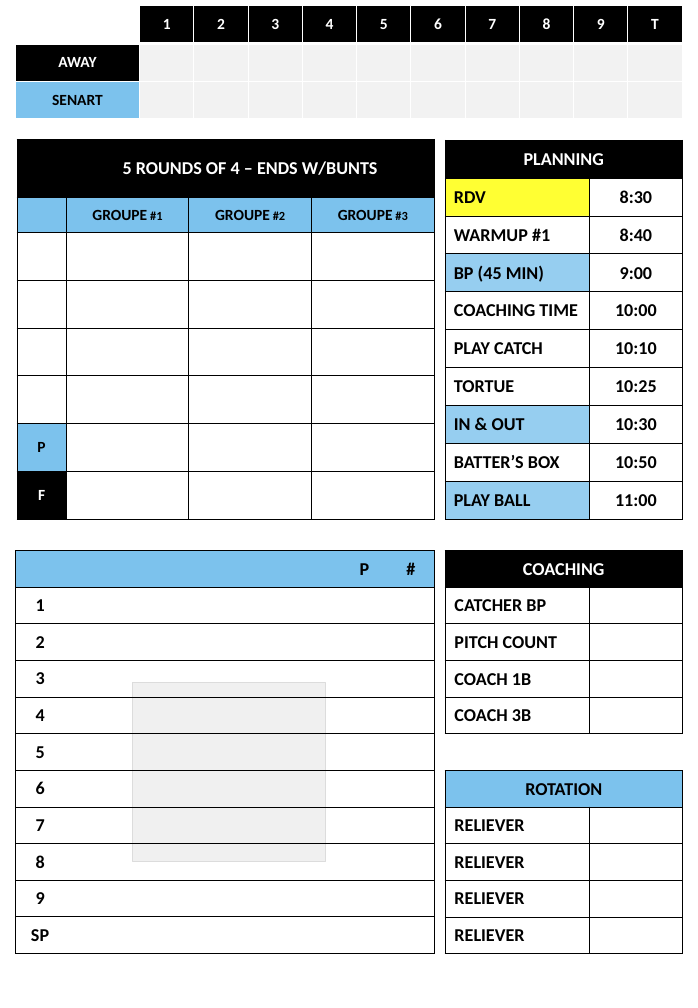
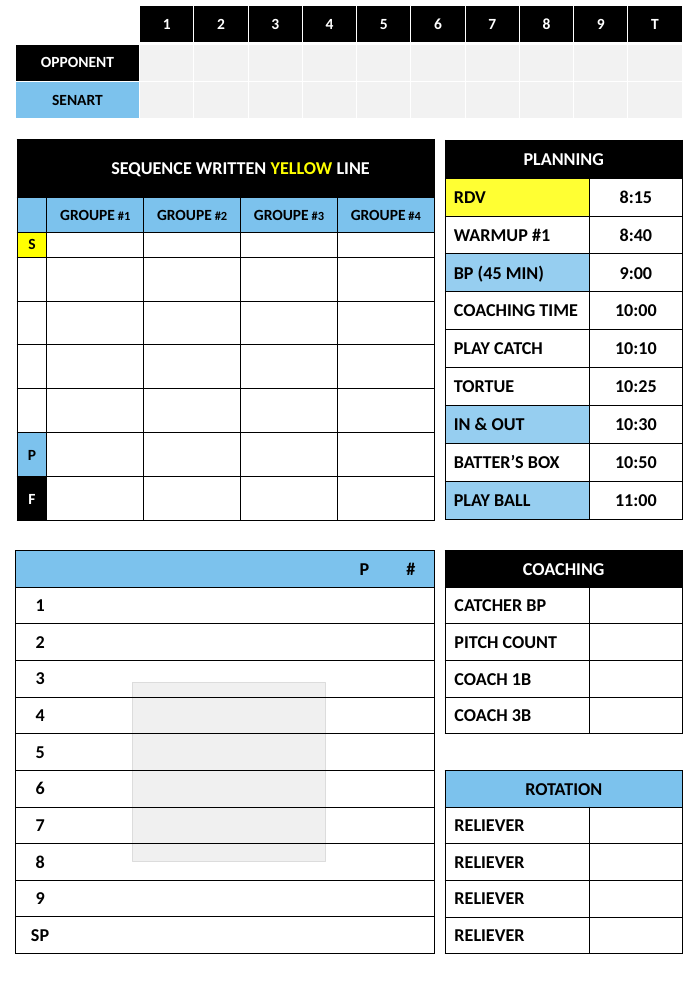
Before and after one commit to BeBetterWithStats/Games, a slide deck: slide 1 of D2 - Lineup - home 11h.pptx. Drawn at 698x1008 pixels with LibreOffice and Linux fonts; fonts in the diff are those of the drawing; grey boxes stand for pictures. Boxes give left, top, right and bottom in pixels: in the first picture for what was removed or moved away, otherwise in the second. Text is boxed around its words. In the diff, an @@ line names an element or a change of style, - is before the commit and + after.

```diff
--- a/D2 - Lineup - home 11h.pptx
+++ b/D2 - Lineup - home 11h.pptx
@@ table at bbox=[16, 6, 679, 119] @@
-row 2, column 1: AWAY
+row 2, column 1: OPPONENT
@@ table at bbox=[17, 140, 434, 521] @@
- | 5 ROUNDS OF 4 – ENDS W/BUNTS |  | 
- | GROUPE #1 | GROUPE #2 | GROUPE #3
- |  |  | 
- |  |  | 
- |  |  | 
- |  |  | 
-P |  |  | 
-F |  |  | 
+ | SEQUENCE WRITTEN YELLOW LINE |  |  | 
+ | GROUPE #1 | GROUPE #2 | GROUPE #3 | GROUPE #4
+S |  |  |  | 
+ |  |  |  | 
+ |  |  |  | 
+ |  |  |  | 
+ |  |  |  | 
+P |  |  |  | 
+F |  |  |  | 
@@ table at bbox=[445, 141, 682, 520] @@
-row 2, column 2: 8:30
+row 2, column 2: 8:15
```
Also in this commit, not shown: 2 other files.
